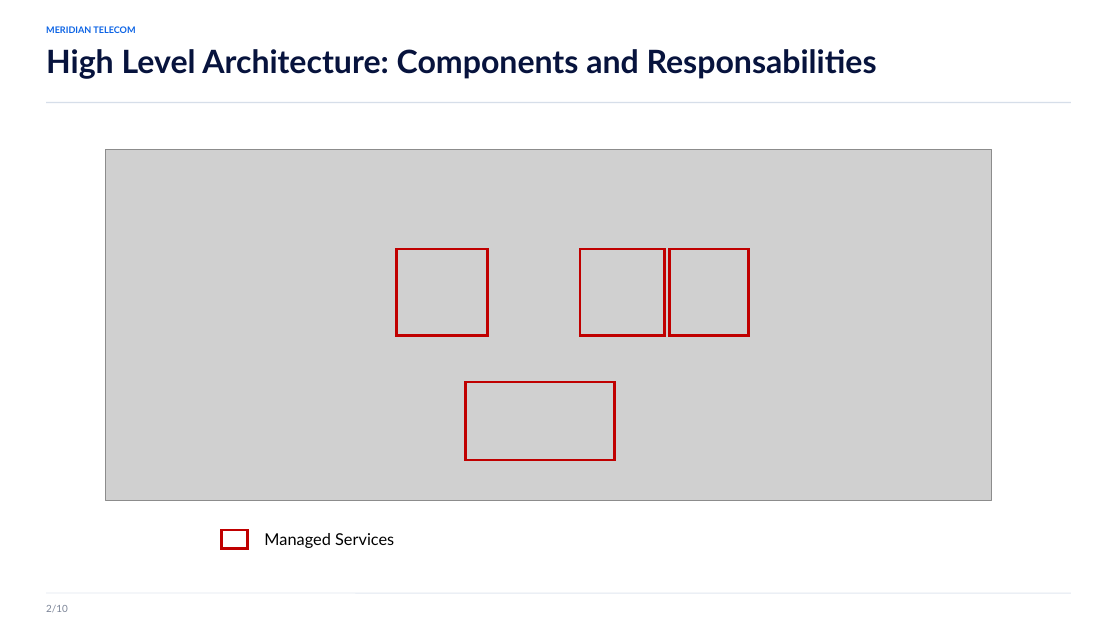
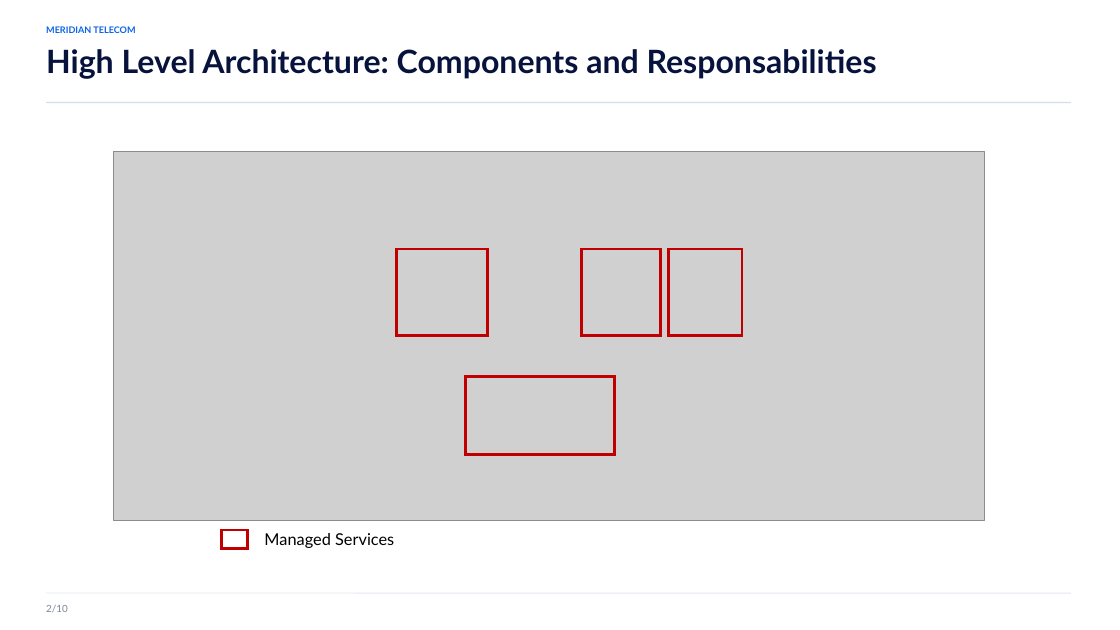
Before and after one commit to mattia-vincenzi/Meridian-Telecom, a slide deck: slide 6 of presentation/meridian_mattia_vincenzi.pptx. Drawn at 1120x630 pixels with LibreOffice and Linux fonts; fonts in the diff are those of the drawing; grey boxes stand for pictures. Boxes give left, top, right and bottom in pixels: in the first picture for what was removed or moved away, otherwise in the second. Text is boxed around its words. In the diff, an @@ line names an element or a change of style, - is before the commit and + after.

```diff
--- a/presentation/meridian_mattia_vincenzi.pptx
+++ b/presentation/meridian_mattia_vincenzi.pptx
@@ picture: place and size @@
-picture at box(106, 150, 992, 501)
+picture at box(114, 151, 985, 521)
@@ rectangle: place and size @@
-rectangle at box(580, 250, 665, 336)
+rectangle at box(581, 250, 660, 336)
@@ rectangle: place and size @@
-rectangle at box(670, 250, 749, 336)
+rectangle at box(669, 250, 743, 336)
@@ rectangle: place and size @@
-rectangle at box(465, 382, 614, 460)
+rectangle at box(465, 376, 614, 455)
```
Also in this commit, not shown: 14 other slides changed, 2 slides removed, 2 other files.
